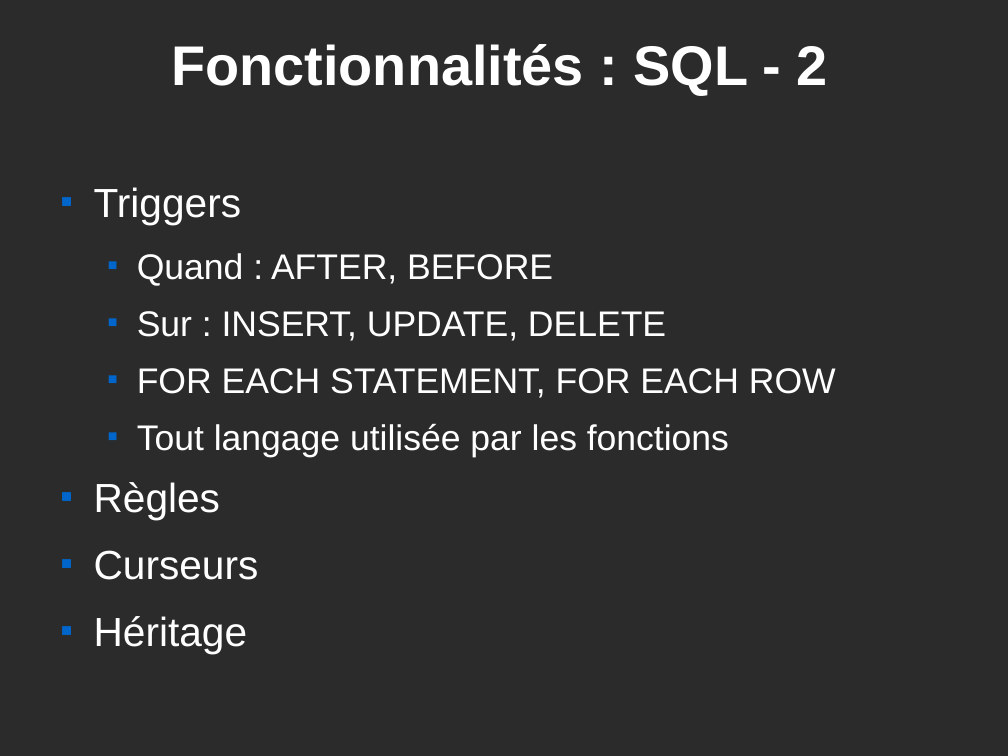
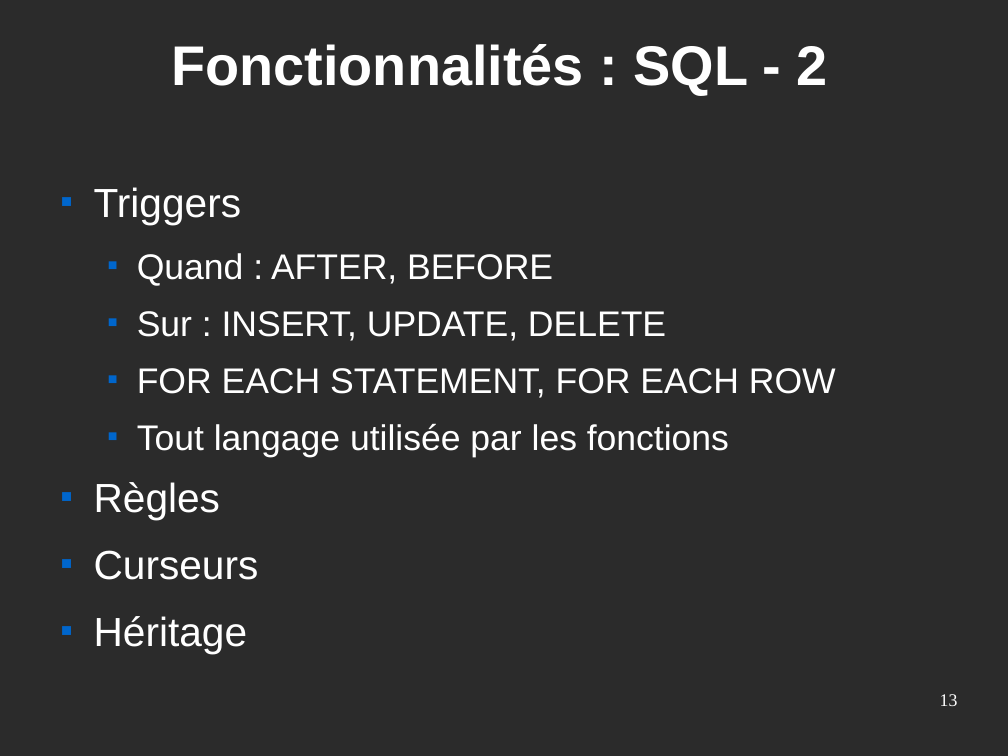
Before and after one commit to postgresqlfr/pgfr_materials, a slide deck: slide 13 of advocacy/trunk/confs/presentationPG.odp. Drawn at 1008x756 pixels with LibreOffice and Linux fonts; fonts in the diff are those of the drawing; background and template pictures are left out; a plain dark background stands for a picture behind light text. Boxes give left, top, right and bottom in pixels: in the first picture for what was removed or moved away, otherwise in the second. Text is boxed around its words. In the diff, an @@ line names an element or a change of style, - is before the commit and + after.

```diff
--- a/advocacy/trunk/confs/presentationPG.odp
+++ b/advocacy/trunk/confs/presentationPG.odp
@@ page number added at [940,694,958,706], 14 pt, text #FFFFFF @@
+13
```
Also in this commit, not shown: 50 other slides changed, 1 other file.
